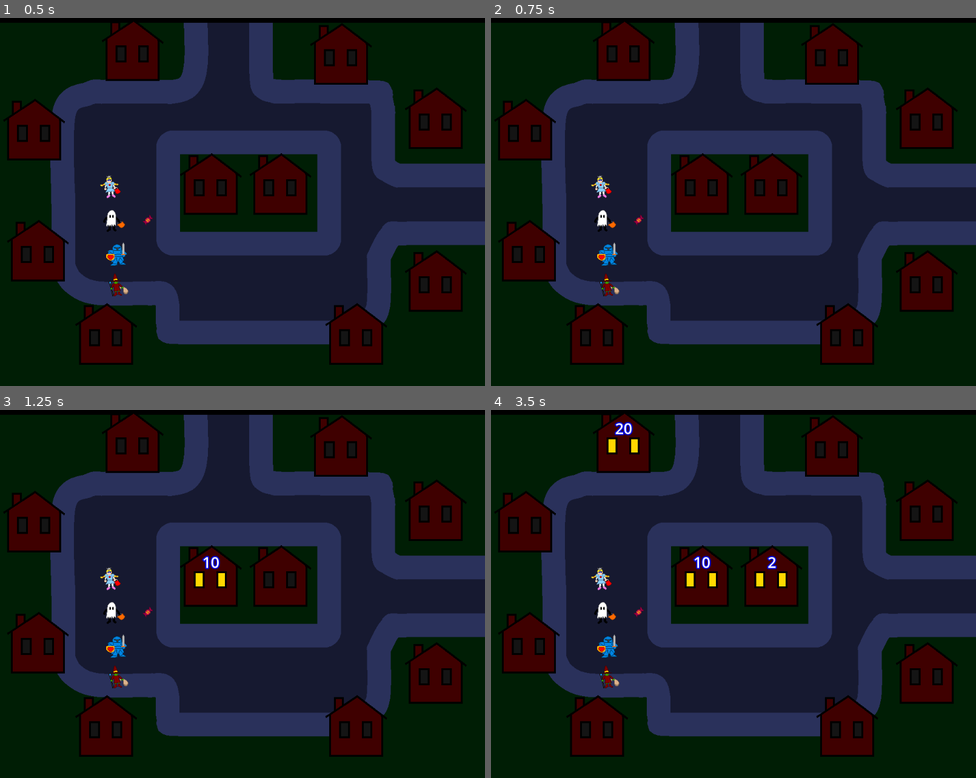
Above: before the commit, frames 1-4 (two rows, left to right).
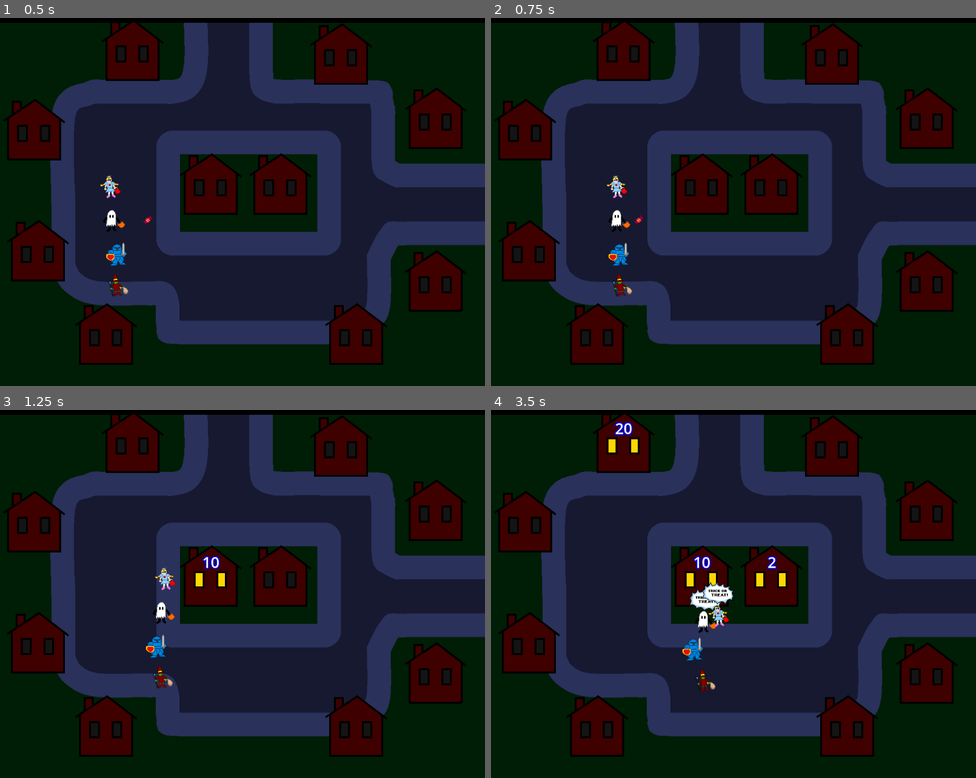
Above: after the commit, the same moments.

Repository: King9999/trickortreat_godot
Game: Godot game, scene res://Scenes/main.tscn
Two runs of this game, one before a commit and one after it. Both use one fixed random seed, a clock stepped at 60 frames per second and the inputs below.
Inputs:
- Up to frame 1 (0.5 s): no input
- Up to frame 2 (0.75 s): tap Enter at 0.5 s; hold D (Right, bound only after the commit) from 0.53 s (still down)
- Up to frame 3 (1.25 s): keep holding D (Right, bound only after the commit)
- Up to frame 4 (3.5 s): release D (Right, bound only after the commit) at 1.28 s; hold S (Down, bound only after the commit) 1.28-2.03 s; hold D (Right, bound only after the commit) 2.03-2.78 s; hold W (Up, bound only after the commit) from 2.78 s (still down)

Frame 1 is identical in both runs. In frame 2, 1.0% of the frame differs, in the area x 20-30%, y 42-76%; in frame 3, 1.1%; in frame 4, 1.5%, in the area x 20-51%, y 42-77%.

Commit message:
Added costume select screen
Still need to add cursors and ability to select costumes. Also need a way to carry information between scenes.

Diff:
--- /dev/null
+++ b/Scenes/costume_select_screen.tscn
@@ -0,0 +1,246 @@
+[gd_scene load_steps=10 format=3 uid="uid://4cxf6wo2kifx"]
+
+[ext_resource type="FontFile" uid="uid://dxcgk8flk1k3h" path="res://Fonts/KROEGER0665.TTF" id="1_beft7"]
+[ext_resource type="Texture2D" uid="uid://cuhruqax5kndg" path="res://Sprites/candy.png" id="2_07lp1"]
+[ext_resource type="Texture2D" uid="uid://ca656t6mccsoa" path="res://Sprites/Costumes/Ghost.png" id="3_f2t0y"]
+[ext_resource type="Texture2D" uid="uid://bnmlrcugrog2u" path="res://Sprites/Costumes/Knight.png" id="4_tc8kn"]
+[ext_resource type="Texture2D" uid="uid://ykrtpm2tphvj" path="res://Sprites/Costumes/Princess.png" id="5_xi2a3"]
+[ext_resource type="Texture2D" uid="uid://ylv2lvrxlh0b" path="res://Sprites/Costumes/Witch.png" id="6_2dufx"]
+
+[sub_resource type="StyleBoxFlat" id="StyleBoxFlat_07lp1"]
+bg_color = Color(0, 0, 0, 1)
+
+[sub_resource type="LabelSettings" id="LabelSettings_1gedv"]
+font = ExtResource("1_beft7")
+font_size = 32
+
+[sub_resource type="LabelSettings" id="LabelSettings_f2t0y"]
+font = ExtResource("1_beft7")
+font_size = 8
+
+[node name="Costume Select Screen" type="Control"]
+layout_mode = 3
+anchors_preset = 15
+anchor_right = 1.0
+anchor_bottom = 1.0
+grow_horizontal = 2
+grow_vertical = 2
+
+[node name="Background" type="Panel" parent="."]
+layout_mode = 1
+anchors_preset = 15
+anchor_right = 1.0
+anchor_bottom = 1.0
+grow_horizontal = 2
+grow_vertical = 2
+theme_override_styles/panel = SubResource("StyleBoxFlat_07lp1")
+
+[node name="Choose Costume Text" type="Label" parent="."]
+layout_mode = 1
+anchors_preset = 5
+anchor_left = 0.5
+anchor_right = 0.5
+offset_left = -216.0
+offset_top = 216.0
+offset_right = 212.0
+offset_bottom = 260.0
+grow_horizontal = 2
+text = "CHOOSE A COSTUME"
+label_settings = SubResource("LabelSettings_1gedv")
+
+[node name="Candy" type="Sprite2D" parent="."]
+position = Vector2(264, 240)
+texture = ExtResource("2_07lp1")
+
+[node name="Candy2" type="Sprite2D" parent="."]
+position = Vector2(752, 240)
+texture = ExtResource("2_07lp1")
+
+[node name="Ghost" type="Sprite2D" parent="."]
+position = Vector2(179, 451)
+scale = Vector2(3, 3)
+texture = ExtResource("3_f2t0y")
+
+[node name="Ghost Name" type="Label" parent="Ghost"]
+offset_left = -29.3333
+offset_top = 32.0
+offset_right = 20.6667
+offset_bottom = 45.0
+text = "GHOST"
+label_settings = SubResource("LabelSettings_f2t0y")
+horizontal_alignment = 1
+
+[node name="Ghost Traits" type="RichTextLabel" parent="Ghost"]
+anchors_preset = 4
+anchor_top = 0.5
+anchor_bottom = 0.5
+offset_left = -25.0
+offset_top = 24.6667
+offset_right = 77.0
+offset_bottom = 77.6667
+grow_vertical = 2
+scale = Vector2(0.6, 0.6)
+theme_override_fonts/normal_font = ExtResource("1_beft7")
+theme_override_font_sizes/normal_font_size = 8
+bbcode_enabled = true
+text = "[color=\"#0FD6F0\"]TRAITS[/color]
+* Average Speed
+* Area of Effect Trick"
+
+[node name="Ghost Trick" type="RichTextLabel" parent="Ghost"]
+anchors_preset = 4
+anchor_top = 0.5
+anchor_bottom = 0.5
+offset_left = -25.0
+offset_top = 64.6667
+offset_right = 62.0
+offset_bottom = 136.667
+grow_vertical = 2
+scale = Vector2(0.6, 0.6)
+theme_override_fonts/normal_font = ExtResource("1_beft7")
+theme_override_font_sizes/normal_font_size = 8
+bbcode_enabled = true
+text = "[color=\"#F4626A\"]TRICK: BOO![/color]
+Targets in range drop double candy"
+
+[node name="Knight" type="Sprite2D" parent="."]
+position = Vector2(403, 451)
+scale = Vector2(3, 3)
+texture = ExtResource("4_tc8kn")
+
+[node name="Knight Label" type="Label" parent="Knight"]
+offset_left = -24.0
+offset_top = 32.0
+offset_right = 26.0
+offset_bottom = 45.0
+text = "KNIGHT"
+label_settings = SubResource("LabelSettings_f2t0y")
+horizontal_alignment = 1
+
+[node name="Knight Traits" type="RichTextLabel" parent="Knight"]
+anchors_preset = 4
+anchor_top = 0.5
+anchor_bottom = 0.5
+offset_left = -25.0
+offset_top = 24.6667
+offset_right = 99.0
+offset_bottom = 77.6667
+grow_vertical = 2
+scale = Vector2(0.6, 0.6)
+theme_override_fonts/normal_font = ExtResource("1_beft7")
+theme_override_font_sizes/normal_font_size = 8
+bbcode_enabled = true
+text = "[color=\"#0FD6F0\"]TRAITS[/color]
+* Slow Speed
+* Candy More Secure
+* Fast-charging trick"
+
+[node name="Knight Trick" type="RichTextLabel" parent="Knight"]
+anchors_preset = 4
+anchor_top = 0.5
+anchor_bottom = 0.5
+offset_left = -25.0
+offset_top = 64.6667
+offset_right = 62.0
+offset_bottom = 136.667
+grow_vertical = 2
+scale = Vector2(0.6, 0.6)
+theme_override_fonts/normal_font = ExtResource("1_beft7")
+theme_override_font_sizes/normal_font_size = 8
+bbcode_enabled = true
+text = "[color=\"#F4626A\"]TRICK: SWORD[/color]
+Fast, short-range attack"
+
+[node name="Princess" type="Sprite2D" parent="."]
+position = Vector2(643, 451)
+scale = Vector2(3, 3)
+texture = ExtResource("5_xi2a3")
+
+[node name="Princess Label" type="Label" parent="Princess"]
+offset_left = -21.3333
+offset_top = 32.0
+offset_right = 28.6667
+offset_bottom = 45.0
+text = "PRINCESS"
+label_settings = SubResource("LabelSettings_f2t0y")
+horizontal_alignment = 1
+
+[node name="Princess Traits" type="RichTextLabel" parent="Princess"]
+anchors_preset = 4
+anchor_top = 0.5
+anchor_bottom = 0.5
+offset_left = -21.0
+offset_top = 25.0
+offset_right = 93.0
+offset_bottom = 78.0
+grow_vertical = 2
+scale = Vector2(0.6, 0.6)
+theme_override_fonts/normal_font = ExtResource("1_beft7")
+theme_override_font_sizes/normal_font_size = 8
+bbcode_enabled = true
+text = "[color=\"#0FD6F0\"]TRAITS[/color]
+* Fast Speed
+* Collects more candy from houses"
+
+[node name="Princess Trick" type="RichTextLabel" parent="Princess"]
+anchors_preset = 4
+anchor_top = 0.5
+anchor_bottom = 0.5
+offset_left = -21.3333
+offset_top = 64.6667
+offset_right = 65.6667
+offset_bottom = 136.667
+grow_vertical = 2
+scale = Vector2(0.6, 0.6)
+theme_override_fonts/normal_font = ExtResource("1_beft7")
+theme_override_font_sizes/normal_font_size = 8
+bbcode_enabled = true
+text = "[color=\"#F4626A\"]TRICK: ?[/color]
+?"
+
+[node name="Witch" type="Sprite2D" parent="."]
+position = Vector2(859, 451)
+scale = Vector2(3, 3)
+texture = ExtResource("6_2dufx")
+
+[node name="Witch Label" type="Label" parent="Witch"]
+offset_left = -21.3333
+offset_top = 32.0
+offset_right = 28.6667
+offset_bottom = 45.0
+text = "WITCH"
+label_settings = SubResource("LabelSettings_f2t0y")
+horizontal_alignment = 1
+
+[node name="Witch Traits" type="RichTextLabel" parent="Witch"]
+anchors_preset = 4
+anchor_top = 0.5
+anchor_bottom = 0.5
+offset_left = -21.0
+offset_top = 25.0
+offset_right = 102.0
+offset_bottom = 78.0
+grow_vertical = 2
+scale = Vector2(0.6, 0.6)
+theme_override_fonts/normal_font = ExtResource("1_beft7")
+theme_override_font_sizes/normal_font_size = 8
+bbcode_enabled = true
+text = "[color=\"#0FD6F0\"]TRAITS[/color]
+* Below Average Speed
+* Ranged Trick"
+
+[node name="Witch Trick" type="RichTextLabel" parent="Witch"]
+anchors_preset = 4
+anchor_top = 0.5
+anchor_bottom = 0.5
+offset_left = -21.3334
+offset_top = 64.6667
+offset_right = 65.6666
+offset_bottom = 136.667
+grow_vertical = 2
+scale = Vector2(0.6, 0.6)
+theme_override_fonts/normal_font = ExtResource("1_beft7")
+theme_override_font_sizes/normal_font_size = 8
+bbcode_enabled = true
+text = "[color=\"#F4626A\"]TRICK: MAGIC[/color]
+Long-range, piercing attack"
--- a/Scripts/costume_base.gd
+++ b/Scripts/costume_base.gd
@@ -45,11 +45,17 @@
 
 # Called every frame. 'delta' is the elapsed time since the previous frame.
 func _process(delta: float) -> void:
+	#_move(delta)
 	pass
 
 #overridable function that will be used in inherhited nodes.
 func use_trick() -> void:
 	pass
+
+func _move(delta: float):
+	var input = Input.get_vector("Left", "Right", "Up", "Down")
+	global_position += input * delta * move_speed
+
 
 #TODO: Add this function in the candy script!
 #func add_candy(amount: int):
@@ -75,8 +81,11 @@
 	velocity.x = 0		#velocity is built in to CharacterBody2D
 	velocity.y = 0
 
+	var input = Input.get_vector("Left", "Right", "Up", "Down")
+	global_position += input * delta * move_speed
+
 	#check for keyboard input
-	if Input.is_key_pressed(KEY_LEFT):
+	"""if Input.is_key_pressed(KEY_LEFT):
 		velocity.x -= move_speed
 
 	if Input.is_key_pressed(KEY_RIGHT):
@@ -86,6 +95,6 @@
 		velocity.y -= move_speed
 
 	if Input.is_key_pressed(KEY_DOWN):
-		velocity.y += move_speed
+		velocity.y += move_speed"""
 
 	move_and_slide()	#important func to update physics and movement. Must be called at the end of above code.
--- a/Scripts/costume_ghost.gd
+++ b/Scripts/costume_ghost.gd
@@ -10,6 +10,7 @@
 	#_set_default_candy_taken(1)
 	boo_attack.enable_boo(false)
 
+
 #TODO: add code for trick
 func _set_default_candy_taken(amount: int):
 	default_candy_taken = amount
--- a/Scripts/costume_knight.gd
+++ b/Scripts/costume_knight.gd
@@ -12,6 +12,7 @@
 	candy_drop_amount = INIT_CANDY_DROP_AMOUNT - 3
 	sword_slash.enable_slash(false)
 
+
 func _set_default_candy_taken(amount: int):
 	default_candy_taken = amount
 	candy_taken = default_candy_taken
--- a/Scripts/costume_princess.gd
+++ b/Scripts/costume_princess.gd
@@ -12,7 +12,12 @@
 	move_speed = BASE_MOVE_SPEED + 15
 	question_mark.visible = false
 
+
 func use_trick():
 	question_mark.visible = true
 	await get_tree().create_timer(2).timeout
 	question_mark.visible = false
+
+func _move(delta: float):
+	var input = Input.get_vector("Left", "Right", "Up", "Down")
+	global_position = input * delta * move_speed
--- a/Scripts/costume_witch.gd
+++ b/Scripts/costume_witch.gd
@@ -14,5 +14,6 @@
 	magic_shot.enable_magic_shot(false) 			#disables the node until it's ready to be used.
 	#use_trick()
 
+
 func use_trick():
 	magic_shot.enable_magic_shot(true)
--- a/project.godot
+++ b/project.godot
@@ -20,6 +20,36 @@
 window/size/viewport_width=1024
 window/size/viewport_height=860
 
+[input]
+
+Up={
+"deadzone": 0.2,
+"events": [Object(InputEventKey,"resource_local_to_scene":false,"resource_name":"","device":0,"window_id":0,"alt_pressed":false,"shift_pressed":false,"ctrl_pressed":false,"meta_pressed":false,"pressed":false,"keycode":0,"physical_keycode":87,"key_label":0,"unicode":0,"location":0,"echo":false,"script":null)
+, Object(InputEventJoypadMotion,"resource_local_to_scene":false,"resource_name":"","device":-1,"axis":1,"axis_value":-1.0,"script":null)
+]
+}
+Down={
+"deadzone": 0.2,
+"events": [Object(InputEventKey,"resource_local_to_scene":false,"resource_name":"","device":0,"window_id":0,"alt_pressed":false,"shift_pressed":false,"ctrl_pressed":false,"meta_pressed":false,"pressed":false,"keycode":0,"physical_keycode":83,"key_label":0,"unicode":0,"location":0,"echo":false,"script":null)
+, Object(InputEventJoypadMotion,"resource_local_to_scene":false,"resource_name":"","device":-1,"axis":1,"axis_value":1.0,"script":null)
+]
+}
+Left={
+"deadzone": 0.2,
+"events": [Object(InputEventKey,"resource_local_to_scene":false,"resource_name":"","device":0,"window_id":0,"alt_pressed":false,"shift_pressed":false,"ctrl_pressed":false,"meta_pressed":false,"pressed":false,"keycode":0,"physical_keycode":65,"key_label":0,"unicode":0,"location":0,"echo":false,"script":null)
+]
+}
+Right={
+"deadzone": 0.2,
+"events": [Object(InputEventKey,"resource_local_to_scene":false,"resource_name":"","device":0,"window_id":0,"alt_pressed":false,"shift_pressed":false,"ctrl_pressed":false,"meta_pressed":false,"pressed":false,"keycode":0,"physical_keycode":68,"key_label":0,"unicode":0,"location":0,"echo":false,"script":null)
+]
+}
+Trick={
+"deadzone": 0.2,
+"events": [Object(InputEventKey,"resource_local_to_scene":false,"resource_name":"","device":0,"window_id":0,"alt_pressed":false,"shift_pressed":false,"ctrl_pressed":false,"meta_pressed":false,"pressed":false,"keycode":0,"physical_keycode":32,"key_label":0,"unicode":0,"location":0,"echo":false,"script":null)
+]
+}
+
 [rendering]
 
 textures/canvas_textures/default_texture_filter=0
Binary file added: Fonts/KROEGER0665.TTF
Not shown, added: Fonts/KROEGER0665.TTF.import
